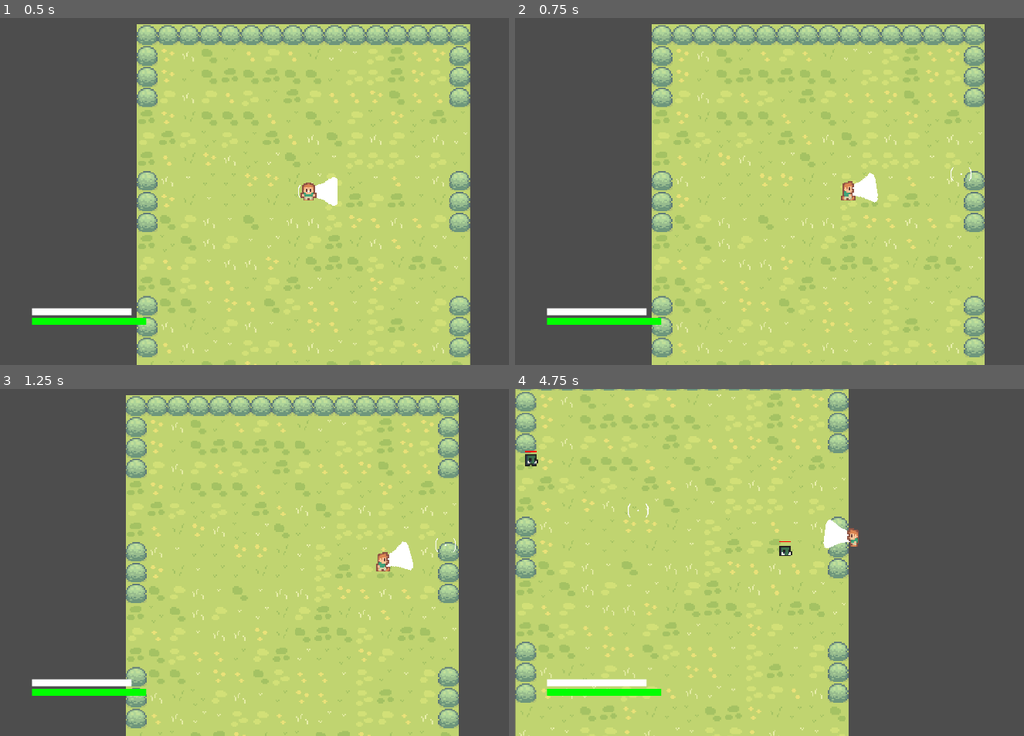
Above: before the commit, frames 1-4 (two rows, left to right).
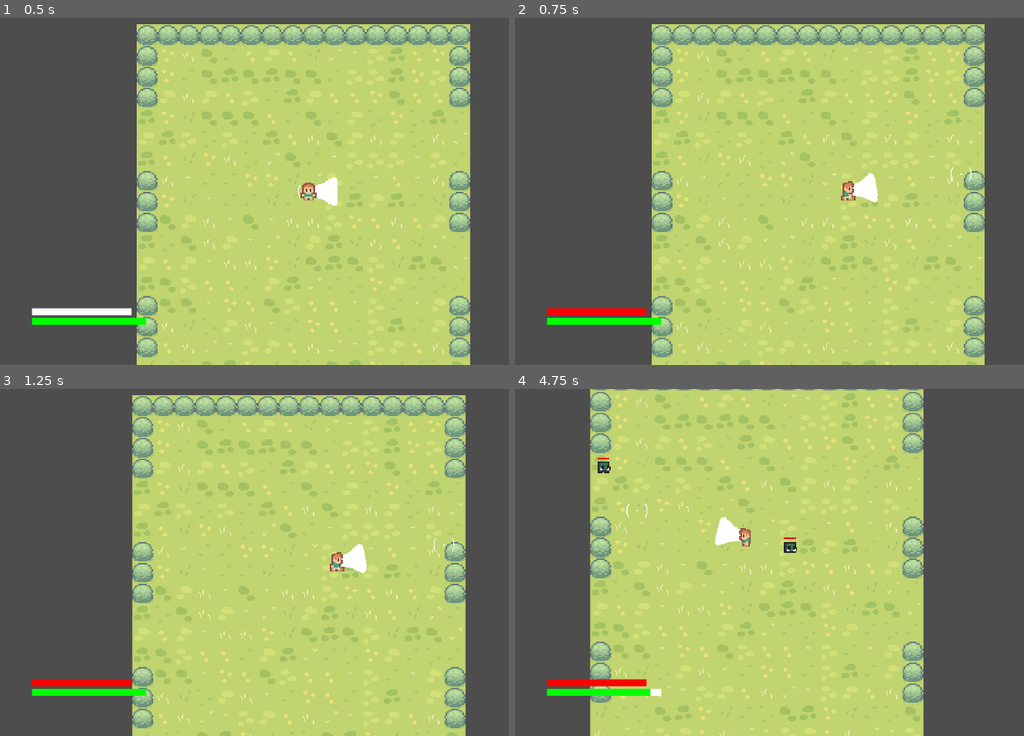
Above: after the commit, the same moments.

Repository: karsrc/5henanigans
Game: Godot game, scene res://main.tscn
The game is run twice, just before and just after one commit, with the same random seed, the same clock (stepped at 60 frames per second) and the same inputs. The engine's default icon, where the game draws it, is replaced by a stand-in: a white triangle on a blue panel in a dark square.
Inputs (mouse positions are in pixels of both pictures, inside the frame that each line leads up to):
- Up to frame 1 (0.5 s): no input
- Up to frame 2 (0.75 s): tap Enter at 0.5 s; move the mouse to (957, 174) at 0.52 s; hold D (move_right) from 0.53 s (still down); hold 9 from 0.53 s (still down)
- Up to frame 3 (1.25 s): keep holding D (move_right); keep holding 9; tap R at 0.8 s
- Up to frame 4 (4.75 s): move the mouse to (698, 579) at 1.27 s; release D (move_right) at 1.28 s; release 9 at 1.28 s; hold S (move_down) 1.28-2.03 s; tap R at 1.35, 2.3 s; tap 9 at 1.55, 2.85, 4.55 s; move the mouse to (886, 486) at 2.02 s; press the mouse at (886, 486) at 2.03 s; hold D (move_right) 2.03-2.78 s; move the mouse to (794, 631) at 2.77 s; release the mouse at (794, 631) at 2.78 s; hold W (move_up) 2.78-3.53 s; move the mouse to (1008, 614) at 3.52 s; hold R 3.53-4.28 s; hold A (move_left) from 3.53 s (still down); move the mouse to (637, 510) at 4.27 s; tap Alt at 4.35 s

Frame 1 is identical in both runs. In frame 2, 0.4% of the frame differs, in the area x 6-26%, y 83-86%; in frame 3, 14%; in frame 4, 40%, in the area x 0-81%, y 0-100%.

Commit message:
Add Manji special attack and input handling
Introduce a new "manji" special: add cooldown/damage variables (manji_cooldown, current_manji_cooldown, manji_damage), decrement the cooldown in _physics_process, and bind KEY_R to trigger the skill. Implement perform_manji_kick() to apply invincibility, tinting, damage (doubled when cursed-enhanced) and stun to nearby enemies, shove them back, grant ult charge, play hit-stop and camera shake, and reset state after timers. Also add a dev key (KEY_9) to fill ult charge for testing.

Diff:
--- a/player.gd
+++ b/player.gd
@@ -43,6 +43,12 @@
 var leap_cooldown: float = 10.0
 var current_leap_cooldown: float = 0.0
 
+# Special
+var manji_cooldown: float = 5
+var current_manji_cooldown: float = 0
+var manji_damage: int = 15
+
+
 
 # Ultimate
 var is_sukuna: bool = false
@@ -64,6 +70,7 @@
 	awakening_bar.value = current_ult_charge
 
 func _physics_process(_delta: float):
+
 	crosshair.global_position = get_global_mouse_position()
 	aim_pivot.look_at(get_global_mouse_position())
 
@@ -72,6 +79,10 @@
 	if current_leap_cooldown > 0: current_leap_cooldown -= _delta
 	if current_barrage_cooldown > 0: current_barrage_cooldown -= _delta
 	if current_divergent_cooldown > 0: current_divergent_cooldown -= _delta
+	if current_manji_cooldown > 0: current_manji_cooldown -= _delta
+
+	if Input.is_key_pressed(KEY_9):
+		add_ult_charge(max_ult_charge)
 
 	# SUKUNA LOGIC
 	if is_sukuna:
@@ -109,6 +120,12 @@
 
 
 	#  YUJI LOGIC
+
+	if Input.is_key_pressed(KEY_R):
+		if current_manji_cooldown <= 0:
+			perform_manji_kick()
+			return
+
 	if Input.is_action_just_pressed("skill_2"):
 		toggle_cursed_stance()
 		return
@@ -354,6 +371,45 @@
 	is_in_zone = false
 	$AnimatedSprite2D.modulate = Color(1, 1, 1)
 
+func perform_manji_kick():
+	is_using_skill = true
+	velocity = Vector2.ZERO
+	current_combo = 0
+	combo_target = null
+	current_manji_cooldown = manji_cooldown
+
+	is_invincible = true
+	$AnimatedSprite2D.modulate = Color(0.6, 0.8, 1)
+	await get_tree().create_timer(0.15, false, false, true).timeout
+	var hit_someone = false
+	var final_damage = manji_damage
+
+	if is_cursed_enhanced:
+		final_damage = manji_damage * 2
+
+
+	var all_enemies = get_tree().get_nodes_in_group("enemy")
+	for enemy in all_enemies:
+		if is_instance_valid("enemy"):
+			var distance = global_position.distance_to(enemy.global_position)
+			if distance <= 75:
+				if enemy.has_method("take_damage"):
+					enemy.take_damage(final_damage)
+					add_ult_charge(final_damage)
+				if enemy.has_method("stun"):
+					enemy.stun(0.8)
+				var shove_dir = global_position.direction_to(enemy.global_position)
+				if shove_dir == Vector2.ZERO: shove_dir = Vector2.RIGHT
+				enemy.global_position += shove_dir * 40
+				hit_someone = true
+	if hit_someone:
+		trigger_hit_stop()
+		shake_camera(12)
+
+	await get_tree().create_timer(0.25, false, false, true).timeout
+	is_invincible = false
+	$AnimatedSprite2D.modulate = Color (1, 1, 1,1)
+	is_using_skill = false
 func perform_leap() -> void:
 	is_using_skill = true
 	is_attacking = false
